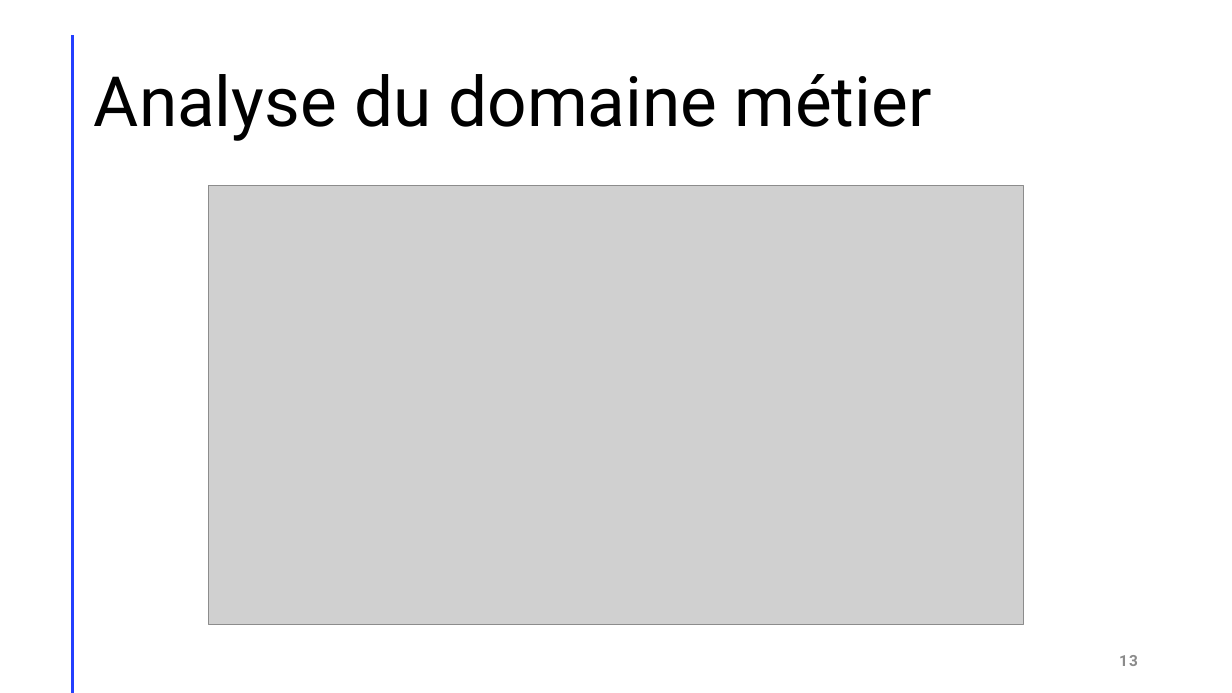
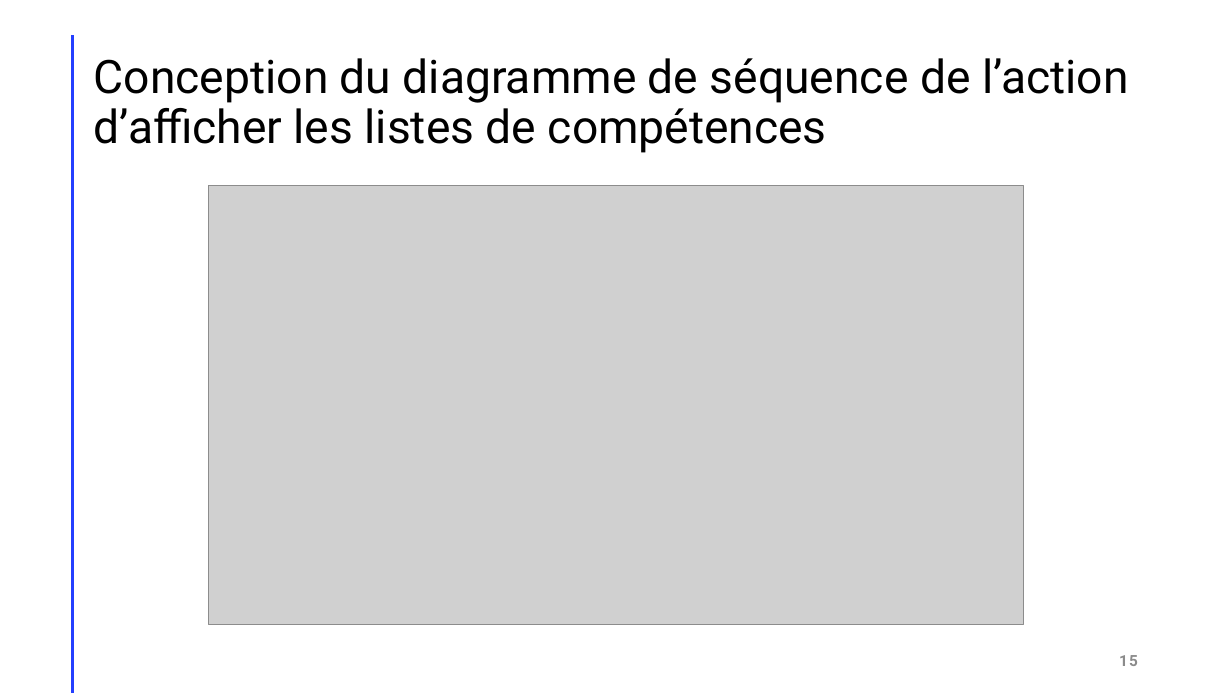
Before and after one commit to GreenHawk-99/AppGreta, a slide deck: slide 15 of doc/GRETA Suivi Séance.pptx (slide 13 before the commit). Drawn at 1232x693 pixels with LibreOffice and Linux fonts; fonts in the diff are those of the drawing; grey boxes stand for pictures. Boxes give left, top, right and bottom in pixels: in the first picture for what was removed or moved away, otherwise in the second. Text is boxed around its words. In the diff, an @@ line names an element or a change of style, - is before the commit and + after.

```diff
--- a/doc/GRETA Suivi Séance.pptx
+++ b/doc/GRETA Suivi Séance.pptx
@@ title at [94, 58, 1129, 153]: text changed; size 54 to 36 pt @@
-Analyse du domaine métier
+Conception du diagramme de séquence de l’action d’afficher les listes de compétences
@@ page number at [1119, 655, 1138, 666]: text changed @@
-13
+15
```
Also in this commit, not shown: 12 other slides changed, 2 slides added, 2 slides removed, 1 other file.
